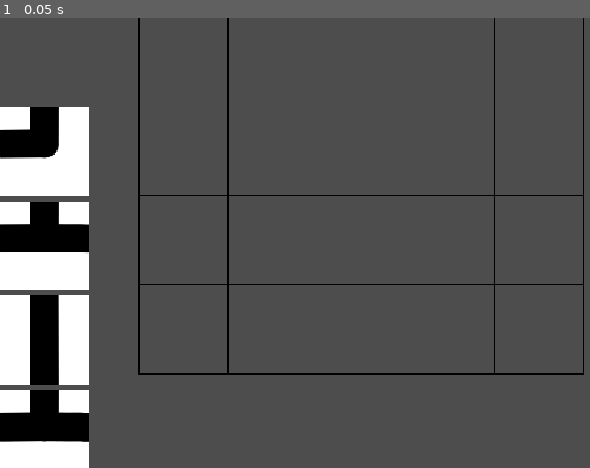
Above: before the commit, frame 1.
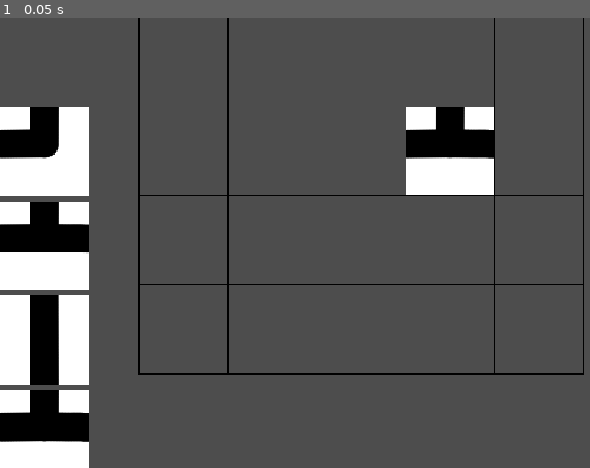
Above: after the commit, the same moment.

Repository: JonathanGeoffroy/odd-map-journey
Game: Godot game, scene res://game.tscn
Same seed, same stepped clock (60 frames per second), same inputs: the game is played once before the commit and once after it.
Inputs:
- Up to frame 1 (0.05 s): no input

The runs differ from the first frame. In frame 1, 2.9% of the frame differs, in the area x 68-84%, y 19-40%.

Commit message:
chore: check for roads compatibility before playing tile to board

Diff:
--- a/board/board.gd
+++ b/board/board.gd
@@ -1,19 +1,21 @@
 extends Node2D
+class_name Board
 
-var NB_COLUMNS := 5
-var NB_ROWS := 4
+var NB_COLUMNS := Globals.NB_COLUMNS
+var NB_ROWS := Globals.NB_ROWS
+var LENGTH = NB_ROWS * NB_COLUMNS
 
 var SlotScene := preload("res://board/slot.tscn")
 
+# FIXME : should we have this, or should we rely on Globals ?
 var slots: Array[TileValue]
 
 
 func _ready() -> void:
-	Globals.initialize()
+	slots = []
+	slots.resize(NB_COLUMNS * NB_ROWS)
+
 	Globals.on_tile_played.connect(on_play_tile)
-
-	slots = []
-	slots.resize(20)
 
 	for i in range(0, NB_ROWS * NB_COLUMNS):
 		var slot: Slot = SlotScene.instantiate()
@@ -23,12 +25,13 @@
 		slot.position = Vector2(x, y)
 		add_child(slot)
 
+	Globals.initialize()
+
 
 func _process(delta: float) -> void:
 	if Globals.selected_tile != null and is_mouse_inside():
-		Globals.selected_tile.errored = !can_add_tile_at(
-			Globals.selected_tile, get_global_mouse_position()
-		)
+		var slot_index = find_slot_index_at(get_global_mouse_position())
+		Globals.selected_tile.errored = !can_add_tile_at(Globals.selected_tile, slot_index)
 
 
 func _input(event: InputEvent) -> void:
@@ -39,8 +42,10 @@
 					return
 
 				var slot_index = find_slot_index_at(get_global_mouse_position())
-				Globals.on_slot_clicked.emit(slot_index)
-				print("PLAY AT", slot_index)
+
+				if can_add_tile_at(Globals.selected_tile, slot_index):
+					print("PLAY AT", slot_index)
+					Globals.on_slot_clicked.emit(slot_index)
 
 
 func find_slot_index_at(mouse_position: Vector2) -> int:
@@ -66,9 +71,7 @@
 	return rect.has_point(local_position)
 
 
-func can_add_tile_at(tile: TileValue, mouse_position: Vector2) -> bool:
-	var slot_index = find_slot_index_at(mouse_position)
-
+func can_add_tile_at(tile: TileValue, slot_index: int) -> bool:
 	if slot_index == -1:
 		return false
 
@@ -83,6 +86,7 @@
 		return false
 
 	var roads = tile.roads
+
 	# All tiles must be valid with the new tile
 	return (
 		(
@@ -91,7 +95,7 @@
 		)
 		and (
 			tile_down == null
-			|| tile_up.roads[TileValue.TileRoad.TOP] == roads[TileValue.TileRoad.BOTTOM]
+			|| tile_down.roads[TileValue.TileRoad.TOP] == roads[TileValue.TileRoad.BOTTOM]
 		)
 		and (
 			tile_left == null
@@ -105,12 +109,10 @@
 
 
 func find_sibling_tiles(i: int) -> Array[TileValue]:
-	var length = NB_COLUMNS * NB_ROWS
+	assert(i >= 0 && i < LENGTH)
 
-	assert(i >= 0 && i < length)
-
-	var top: int = i - NB_COLUMNS if i >= NB_COLUMNS else length - (NB_COLUMNS - i)
-	var bottom: int = i + NB_COLUMNS if i + NB_COLUMNS < length else (i + NB_COLUMNS) - length
+	var top: int = i - NB_COLUMNS if i >= NB_COLUMNS else LENGTH - (NB_COLUMNS - i)
+	var bottom: int = i + NB_COLUMNS if i + NB_COLUMNS < LENGTH else (i + NB_COLUMNS) - LENGTH
 	var left: int = i - 1 if i % NB_COLUMNS != 0 else i + NB_COLUMNS - 1
 	var right: int = i + 1 if (i + 1) % NB_COLUMNS != 0 else i - NB_COLUMNS + 1
 
--- a/globals.gd
+++ b/globals.gd
@@ -1,11 +1,14 @@
 extends Node
 
+var TileScene = preload("res://tile/Tile.tscn")
 signal on_selection_change(value: TileValue)
 signal on_tile_added(value: TileValue, index: int)
 signal on_tile_played(value: Tile, slotIndex: int)
 signal on_tile_removed(value: TileValue, index: int)
 signal on_slot_clicked(slotIndex: int)
 
+@export var NB_COLUMNS := 5
+@export var NB_ROWS := 4
 @export var grid: Array[Slot] = []
 @export var slot_size: int = 128
 
@@ -16,12 +19,16 @@
 
 func initialize() -> void:
 	grid = []
-	grid.resize(20)
+	grid.resize(NB_COLUMNS * NB_ROWS)
 
 	deck = []
 	for i in range(0, 9):
 		deck.push_back(TileValue.generate())
 		on_tile_added.emit(deck[i], i)
+
+	var tile = TileScene.instantiate()
+	tile.value = TileValue.generate()
+	on_tile_played.emit(tile, 8)
 
 
 func set_slot_size(size: int) -> void:
